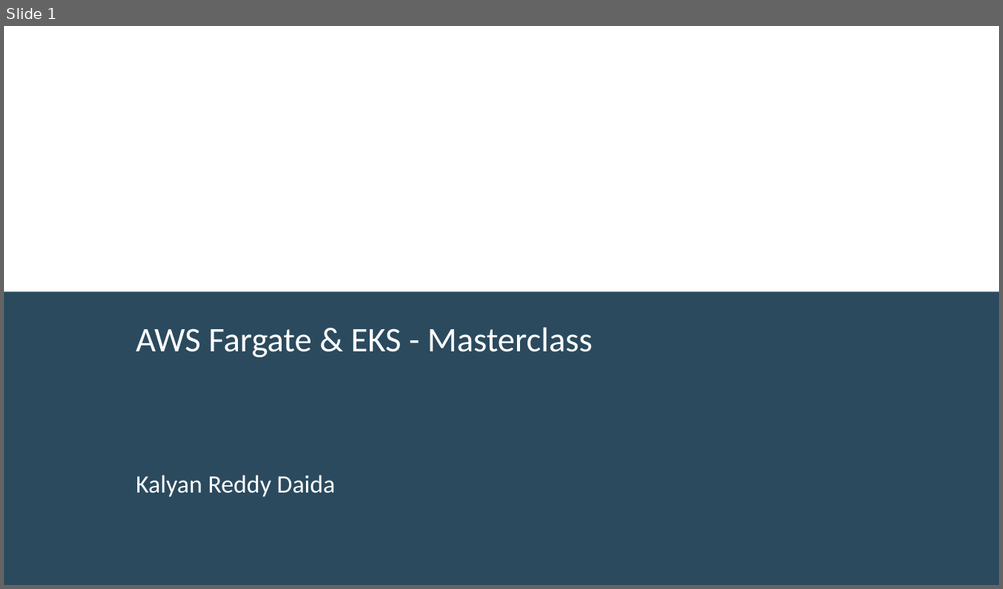
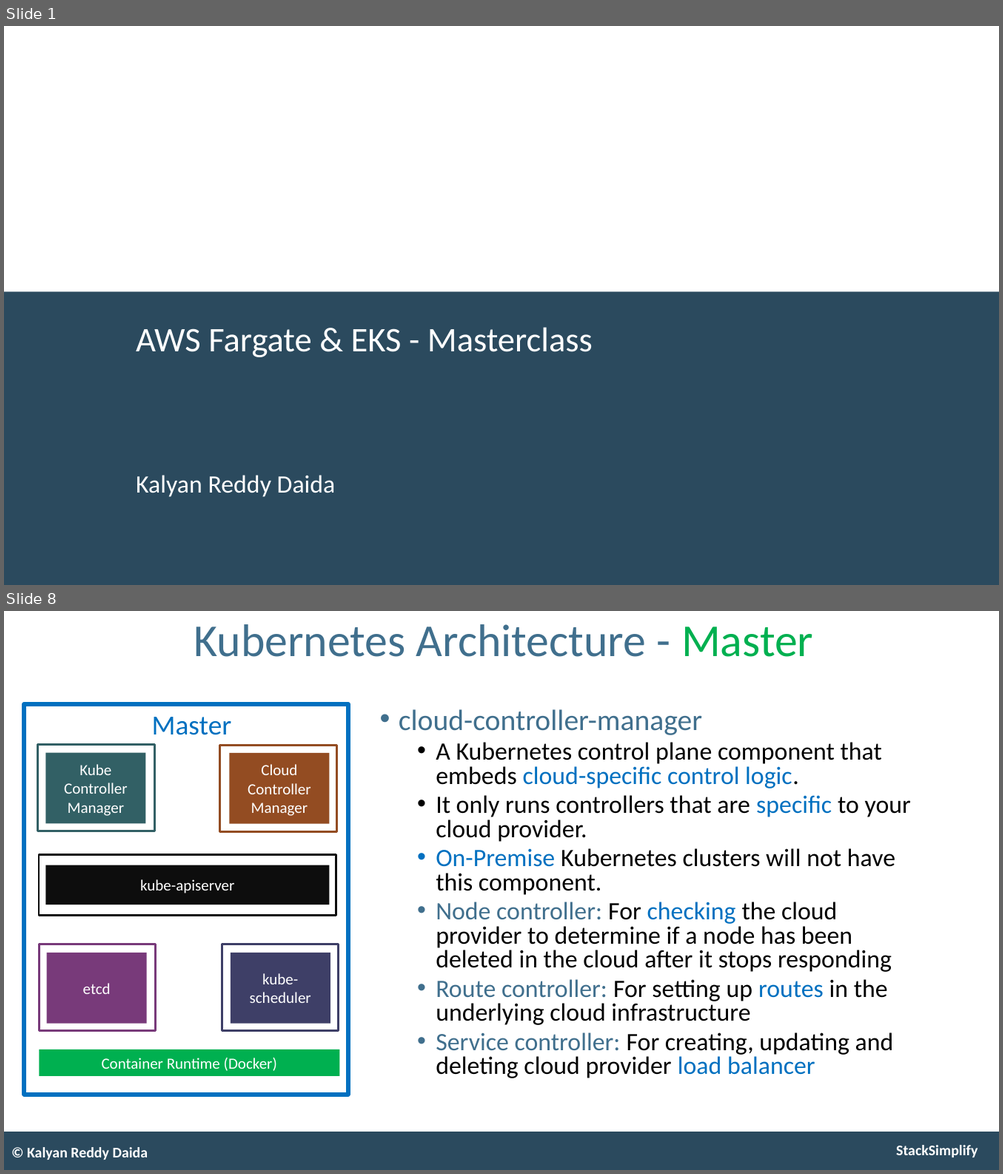
Before and after one commit to stacksimplify/aws-eks-kubernetes-masterclass, a slide deck: presentation/AWS-Fargate-and-EKS-Masterclass.pptx. Shown one above the other, each under a label of ours: slide 1 before the commit, slides 1 and 8 after it; the slides between them are not shown. The pictures are 1003x589 and 1003x1174 pixels, drawn with LibreOffice and Linux fonts; fonts in the diff are those of the drawing. Boxes give left, top, right and bottom in pixels: in the first picture for what was removed or moved away, otherwise in the second. Text is boxed around its words. In the diff, an @@ line names an element or a change of style, - is before the commit and + after.

Commit message:
Welcome to Stack Simplify

```diff
--- a/presentation/AWS-Fargate-and-EKS-Masterclass.pptx
+++ b/presentation/AWS-Fargate-and-EKS-Masterclass.pptx
@@ slide 8 added at (4,611,999,1170), background #FFFFFF; not listed: 1 template element that a slide beside it also shows @@
@@ title added at (193,624,813,657), 53 pt, text #406F8D @@
+Kubernetes Architecture - Master
@@ rectangle added at (25,704,348,1095), outline #0070C0 5 pt @@
@@ text added at (152,717,232,735), 32 pt, text #0070C0 @@
+Master
@@ text added at (398,709,910,1079), 29 pt, text #000000 @@
+• cloud-controller-manager
+  • A Kubernetes control plane component that embeds cloud-specific control logic.
+  • It only runs controllers that are specific to your cloud provider.
+  • On-Premise Kubernetes clusters will not have this component.
+  • Node controller: For checking the cloud provider to determine if a node has been deleted in the cloud after it stops responding
+  • Route controller: For setting up routes in the underlying cloud infrastructure
+  • Service controller: For creating, updating and deleting cloud provider load balancer
@@ rectangle added at (38,745,154,831), outline #326065 2.5 pt @@
@@ rectangle added at (45,753,146,823), fill #326065, 18 pt, text #FFFFFF @@
+Kube Controller Manager
@@ rectangle added at (220,745,336,832), outline #934C22 2.5 pt @@
@@ rectangle added at (229,753,329,824), fill #934C22, 18 pt, text #FFFFFF @@
+Cloud Controller Manager
@@ rectangle added at (39,855,336,916), outline #0D0D0D 2.5 pt @@
@@ rectangle added at (45,866,329,905), fill #0D0D0D, 18 pt, text #FFFFFF @@
+kube-apiserver
@@ rectangle added at (39,945,155,1031), outline #783A7A 2.5 pt @@
@@ rectangle added at (47,953,147,1024), fill #783A7A, 18 pt, text #FFFFFF @@
+etcd
@@ rectangle added at (222,945,338,1031), outline #3E3F68 2.5 pt @@
@@ rectangle added at (230,953,330,1024), fill #3E3F68, 18 pt, text #FFFFFF @@
+kube-scheduler
@@ rectangle added at (39,1050,339,1076), fill #00B050, 18 pt, text #FFFFFF @@
+Container Runtime (Docker)
@@ text added at (27,1147,148,1160), 17 pt, text #FFFFFF, bold @@
+© Kalyan Reddy Daida
@@ text added at (896,1145,977,1158), 17 pt, text #FFFFFF, bold @@
+StackSimplify
```
Also in this commit, not shown: 2 slides changed, 7 other slides added, 1 other file.
